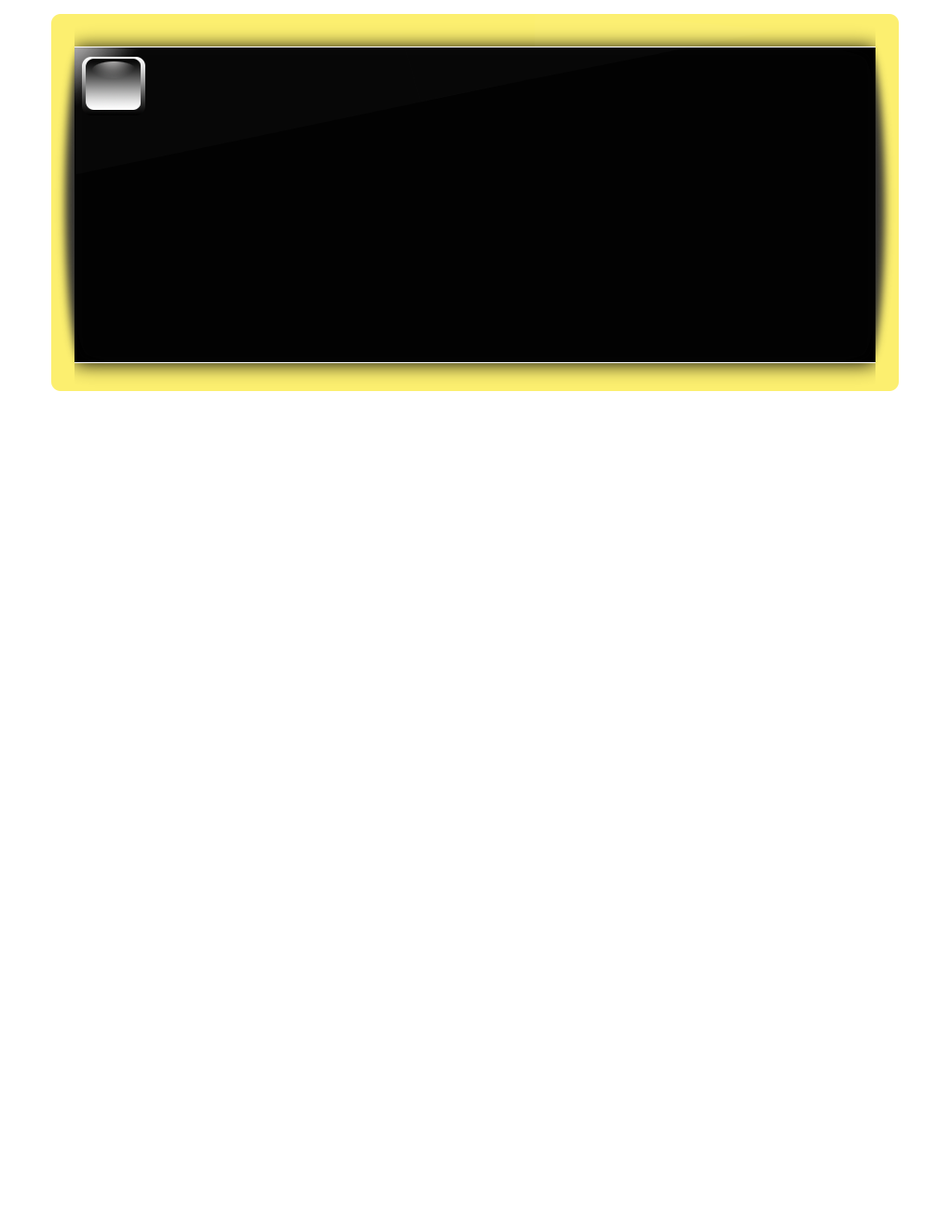
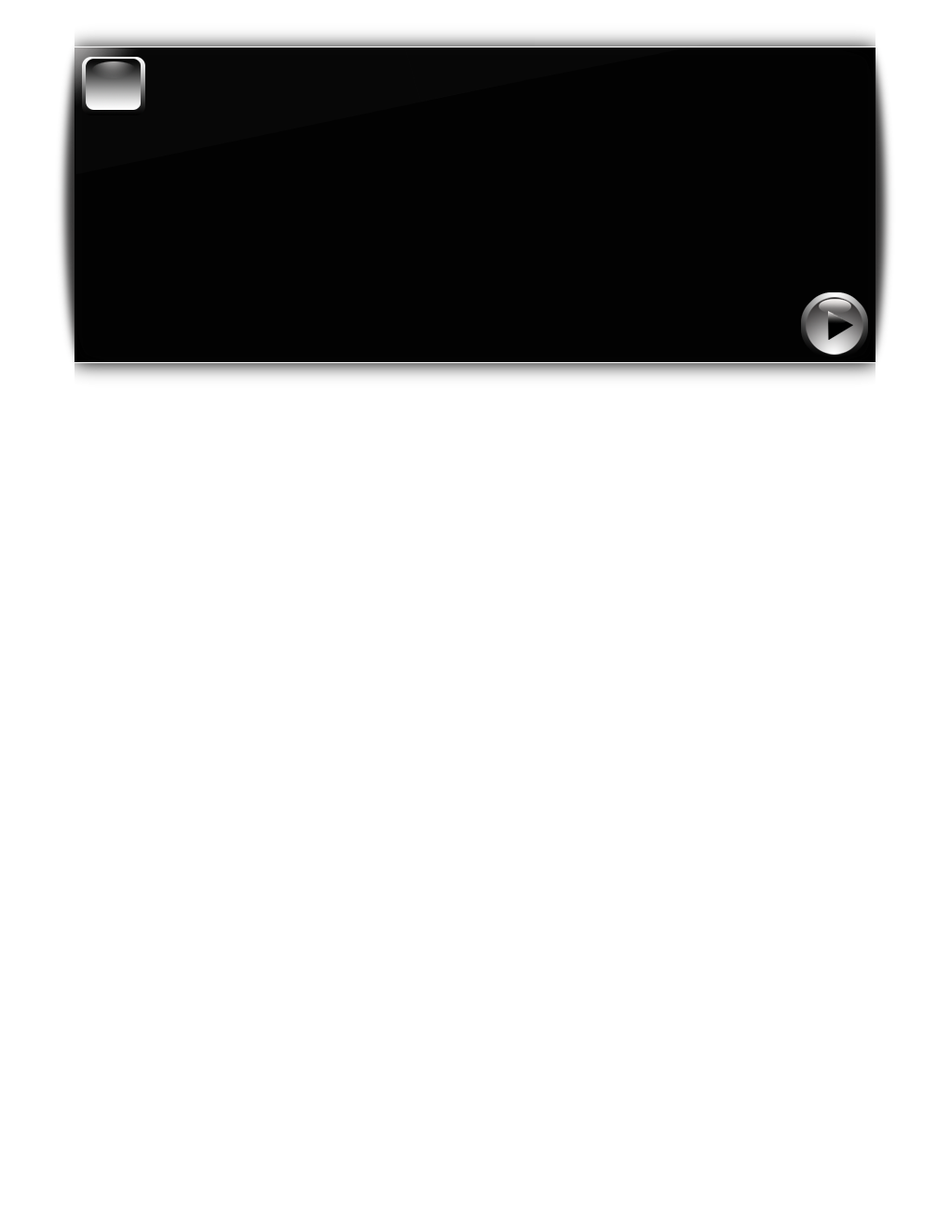
Before/after of a 950×1229 layered artwork. What changed in the layer stack:
showed group "arrows" (16 layers) over [800, 292, 868, 357]
moved "slider bg" into group "header" over [51, 13, 899, 392]
hid "Rounded Rectangle 1", moved it into group "slider bg" over [51, 13, 899, 392]
renamed "Layer 2" to "bg white", moved it into group "slider bg" over [51, 13, 899, 392]
showed group "nav" (0 layers) over [62, 379, 876, 392]
